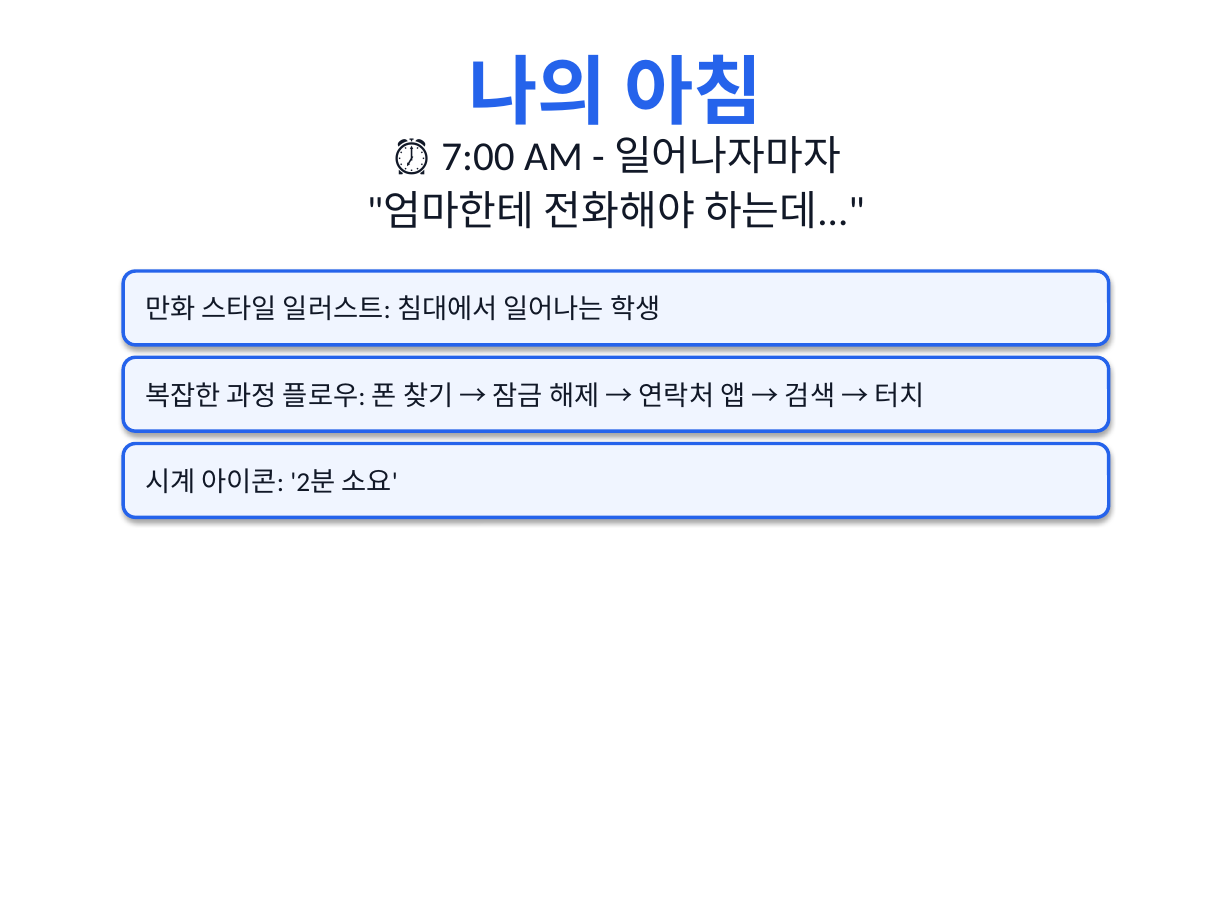
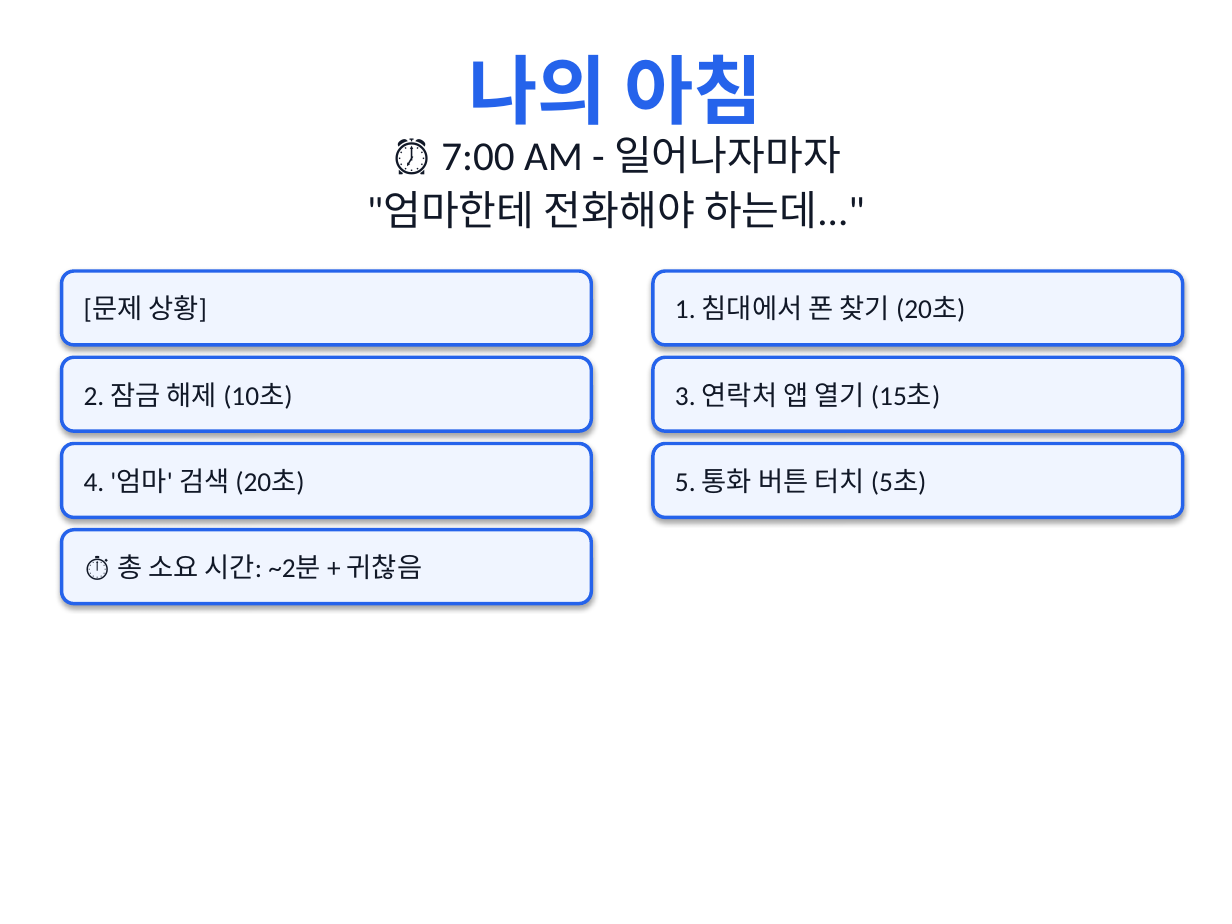
Before and after one commit to twoLoop-40/SoundToAct, a slide deck: slide 2 of presentations/output/SoundToAct_TextBased_Presentation.pptx. Drawn at 1232x924 pixels with LibreOffice and Linux fonts; fonts in the diff are those of the drawing. Boxes give left, top, right and bottom in pixels: in the first picture for what was removed or moved away, otherwise in the second. Text is boxed around its words. In the diff, an @@ line names an element or a change of style, - is before the commit and + after.

```diff
--- a/presentations/output/SoundToAct_TextBased_Presentation.pptx
+++ b/presentations/output/SoundToAct_TextBased_Presentation.pptx
@@ rounded rectangle "[문제 상황]": place and size @@
-rounded rectangle "[문제 상황]" at box(123, 271, 1109, 345)
+rounded rectangle "[문제 상황]" at box(62, 271, 591, 345)
@@ text in rounded rectangle at box(84, 295, 207, 322): text changed @@
-만화 스타일 일러스트: 침대에서 일어나는 학생
+[문제 상황]
@@ rounded rectangle "1. 침대에서 폰 찾기 (20초)": place and size @@
-rounded rectangle "1. 침대에서 폰 찾기 (20초)" at box(123, 357, 1109, 431)
+rounded rectangle "1. 침대에서 폰 찾기 (20초)" at box(653, 271, 1183, 345)
@@ text in rounded rectangle at box(675, 295, 965, 322): text changed @@
-복잡한 과정 플로우: 폰 찾기 → 잠금 해제 → 연락처 앱 → 검색 → 터치
+1. 침대에서 폰 찾기 (20초)
@@ rounded rectangle added at box(62, 357, 591, 431), fill #F0F5FF, outline #2563EB 2 pt, 16 pt, text #111827 @@
+2. 잠금 해제 (10초)
@@ rounded rectangle added at box(653, 357, 1183, 431), fill #F0F5FF, outline #2563EB 2 pt, 16 pt, text #111827 @@
+3. 연락처 앱 열기 (15초)
@@ rounded rectangle added at box(62, 444, 591, 517), fill #F0F5FF, outline #2563EB 2 pt, 16 pt, text #111827 @@
+4. '엄마' 검색 (20초)
@@ rounded rectangle removed at box(123, 444, 1109, 517) @@
-시계 아이콘: '2분 소요'
@@ rounded rectangle added at box(653, 444, 1183, 517), fill #F0F5FF, outline #2563EB 2 pt, 16 pt, text #111827 @@
+5. 통화 버튼 터치 (5초)
@@ rounded rectangle added at box(62, 530, 591, 604), fill #F0F5FF, outline #2563EB 2 pt, 16 pt, text #111827 @@
+⏱ 총 소요 시간: ~2분 + 귀찮음
```
Also in this commit, not shown: 6 other slides changed, 3 slides added, 3 slides removed, 4 other files.
